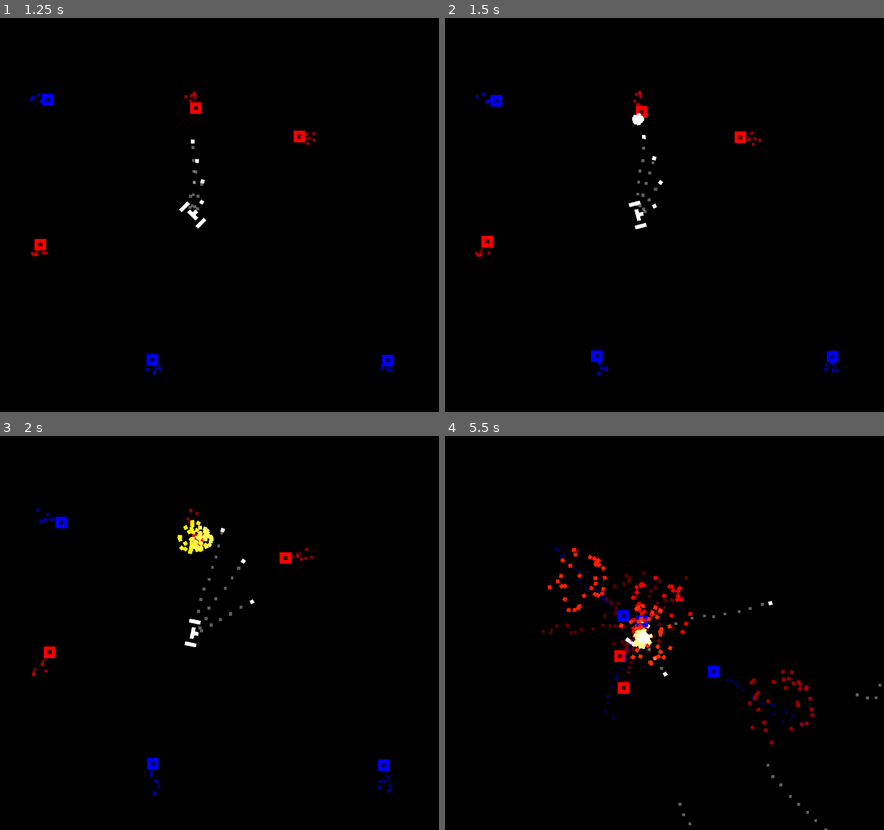
Above: before the commit, frames 1-4 (two rows, left to right).
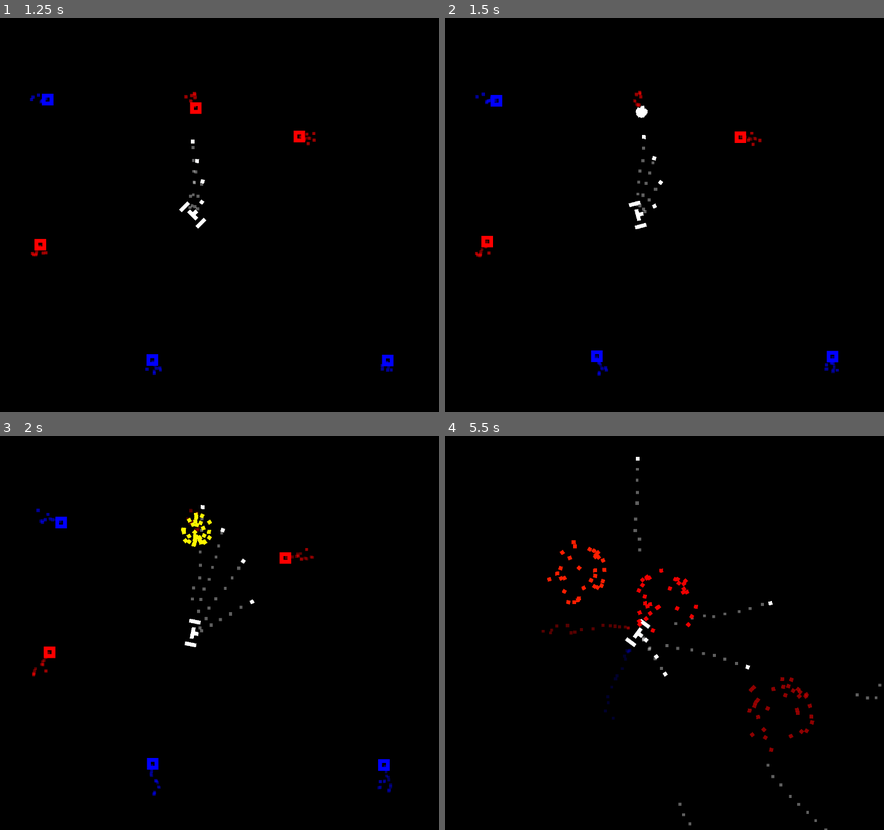
Above: after the commit, the same moments.

Repository: xphere/innerspace-lite-godot-jam-2018
Game: Godot game, scene res://scenes/World.tscn
Same seed, same stepped clock (60 frames per second), same inputs: the game is played once before the commit and once after it.
Inputs:
- Up to frame 1 (1.25 s): hold Right (rotate_right) from 0.53 s (still down); hold Up (fire) from 0.53 s (still down)
- Up to frame 2 (1.5 s): release Right (rotate_right) at 1.28 s; release Up (fire) at 1.28 s; hold Left (rotate_left) from 1.28 s (still down); tap Up (fire) at 1.35 s
- Up to frame 3 (2 s): keep holding Left (rotate_left)
- Up to frame 4 (5.5 s): release Left (rotate_left) at 2.03 s; hold Up (fire) 2.03-2.78 s; hold Right (rotate_right) 2.03-3.53 s; tap Up (fire) at 2.85, 4.35 s; hold Up (fire) 3.53-4.28 s; hold Left (rotate_left) from 3.53 s (still down); hold Up (fire) from 5.03 s (still down)

Frame 1 is identical in both runs. In frame 2, 0.1% of the frame differs, in the area x 42-47%, y 22-28%; in frame 3, 0.5%; in frame 4, 3.0%, in the area x 23-85%, y 5-81%.

Commit message:
remove enemies gracefully

Diff:
--- a/scenes/Bullet.gd
+++ b/scenes/Bullet.gd
@@ -12,20 +12,12 @@
 
 
 func _physics_process(delta):
-	advance(delta)
-
-
-func advance(delta):
 	position -= direction * SPEED * delta
-
-
-func _on_VisibilityNotifier_screen_exited():
-	queue_free()
 
 
 func _on_Bullet_area_entered(area):
 	var explosion = explosion_scene.instance()
-	explosion.global_position = global_position
+	explosion.global_position = area.global_position
 	explosion.set_as_toplevel(true)
 	get_parent().add_child(explosion)
 	queue_free()
--- a/scenes/Bullet.tscn
+++ b/scenes/Bullet.tscn
@@ -63,4 +63,4 @@
 
 [connection signal="area_entered" from="Bullet" to="." method="_on_Bullet_area_entered"]
 
-[connection signal="screen_exited" from="VisibilityNotifier" to="." method="_on_VisibilityNotifier_screen_exited"]
+[connection signal="screen_exited" from="VisibilityNotifier" to="." method="queue_free" flags=3]
--- a/scenes/Enemy.gd
+++ b/scenes/Enemy.gd
@@ -24,3 +24,19 @@
 	direction = (direction + ANGULAR_FRICTION * delta * (track_direction - direction)).normalized()
 	speed = min(speed + SPEED * delta, MAX_SPEED)
 	position += direction * speed * delta
+
+
+func destroy():
+	self.set_physics_process(false)
+	$Sprite.queue_free()
+	$Enemy.queue_free()
+	$Tween.interpolate_property(self, 'modulate', modulate, Color(0, 0, 0, 0), 1.0, Tween.TRANS_QUAD, Tween.EASE_IN)
+	$Tween.start()
+
+
+func _on_Enemy_area_entered(area):
+	destroy()
+
+
+func _on_Tween_tween_completed(object, key):
+	queue_free()
--- a/scenes/Enemy.tscn
+++ b/scenes/Enemy.tscn
@@ -58,3 +58,16 @@
 h_frames = 1
 v_frames = 1
 _sections_unfolded = [ "Drawing", "Process Material", "Textures", "Time" ]
+
+[node name="Tween" type="Tween" parent="." index="3"]
+
+repeat = false
+playback_process_mode = 1
+playback_speed = 1.0
+playback/active = false
+playback/repeat = false
+playback/speed = 1.0
+
+[connection signal="area_entered" from="Enemy" to="." method="_on_Enemy_area_entered"]
+
+[connection signal="tween_completed" from="Tween" to="." method="_on_Tween_tween_completed"]
